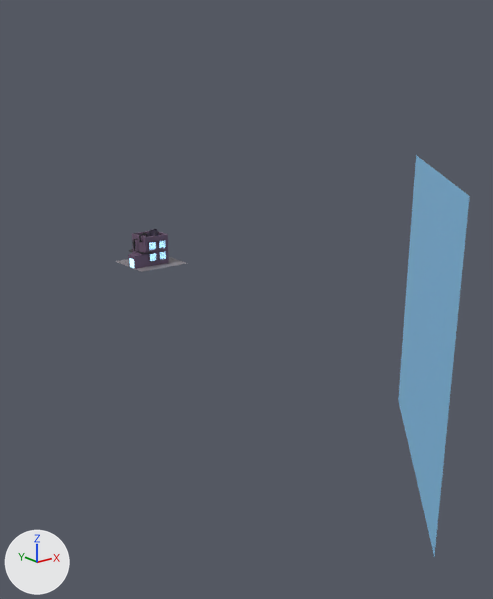
The Blender file MODELING/blender/factory.blend: old version first, new version second.
Before and after are seen from a 50 mm lens placed at (-53.2, -90.4, 26.4), pointed at (-0.4, -24.4, 0.0). The axes (+X, +Y, +Z) are drawn at lower left. The lights are the same throughout.

Before the edit, the objects in view are built like this:
```python
me_cube = bpy.data.meshes.new('Cube')
me_cube.from_pydata(...)  # 8867 vertices, 8095 faces; spans x -2.05..2.05, y -2.05..2.05, z -1.01..1.54
me_cube.materials.append(mat_material)  # picture img_palette_png
me_cube_003 = bpy.data.meshes.new('Cube.003')
me_cube_003.from_pydata(...)  # 4 vertices, 1 face; spans x -3.2..8.6, y -29.9..-18.1, z -8.6..8.1
me_cube_003.materials.append(mat_material)  # picture img_palette_png
ob_background = bpy.data.objects.new('background', me_cube_003)
ob_background.location = (0.0, 0.0, 2.0)
ob_background.scale = (2.0, 2.0, 2.0)
ob_cube = bpy.data.objects.new('Cube', me_cube)
ob_cube.location = (0.0, 0.0, 2.1)
ob_cube.scale = (2.0, 2.0, 2.0)
```
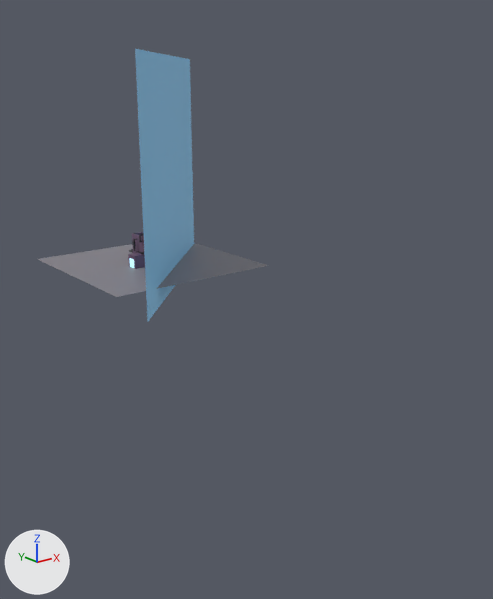
Boxes [x1, y1, x2, y2] around the edits, measured in the pictures (493 x 599 px; the box of a moved part takes in the faces that stretch with it):
'background', moved
    before: [398, 155, 470, 557]
    after: [135, 49, 194, 321]
'Cube', reshaped
    before: [115, 229, 186, 272]
    after: [38, 232, 269, 297]
part 1 of me_cube, moved or reshaped
    before: [115, 257, 186, 272]
    after: [38, 243, 267, 297]

The change, as a diff of the scene's bpy script:
```diff
--- a/MODELING/blender/factory.blend.py
+++ b/MODELING/blender/factory.blend.py
@@ me_cube @@
 me_cube.from_pydata(...)  # 8867 vertices, 8095 faces; spans x -2.05..2.05, y -2.05..2.05, z -1.01..1.54
 # used by ob_cube; location = (0.0, 0.0, 2.1); scale = (2.0, 2.0, 2.0)
-me_cube.vertices[6781].co = (2.05, 2.05, -1.0)
-me_cube.vertices[6782].co = (-2.05, 2.05, -1.0)  # pixel (114, 261)
-me_cube.vertices[6783].co = (2.05, -2.05, -1.0)  # pixel (187, 263)
-me_cube.vertices[6784].co = (-2.05, -2.05, -1.0)  # pixel (141, 271)
+# me_cube part 1
+me_cube.vertices[6781].co = (6.56, 6.56, -1.0)
+me_cube.vertices[6782].co = (-6.56, 6.56, -1.0)  # pixel (36, 259)
+me_cube.vertices[6783].co = (6.56, -6.56, -1.0)  # pixel (269, 265)
+me_cube.vertices[6784].co = (-6.56, -6.56, -1.0)  # pixel (116, 297)
 me_cube.materials.append(mat_material)
@@ ob_background @@
 ob_background = bpy.data.objects.new('background', me_cube_003)
-ob_background.location = (0.0, 0.0, 2.0)
+ob_background.location = (-4.4, 42.8, 14.3)
 ob_background.scale = (2.0, 2.0, 2.0)
```
